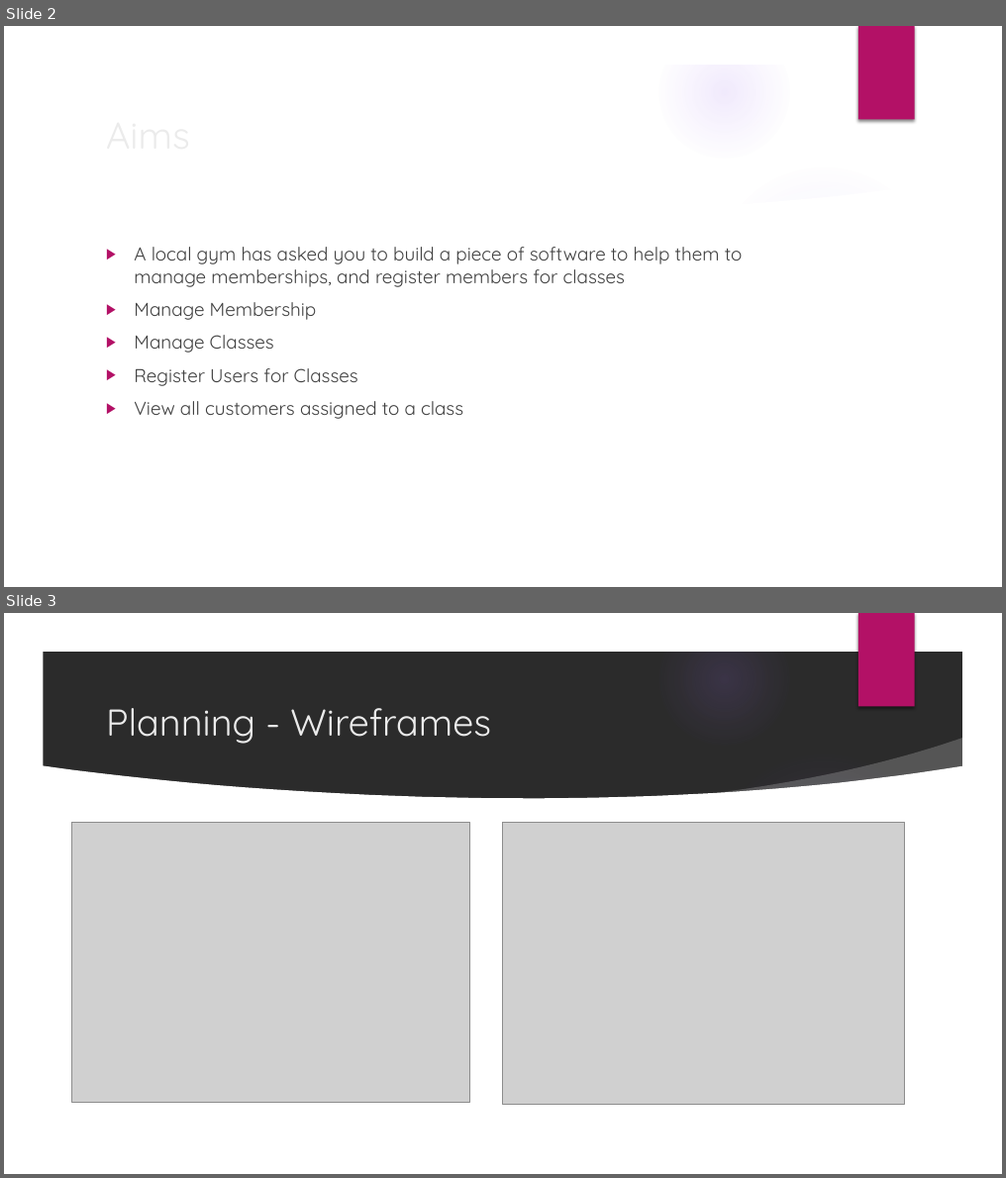
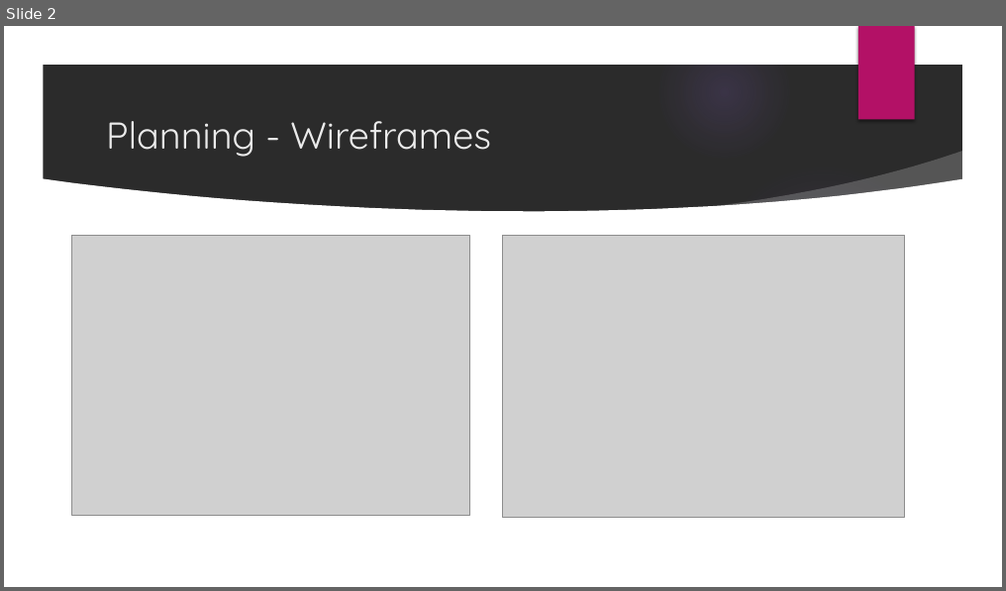
Before and after one commit to angelinalblyth/CodeClan-Gym-Project, a slide deck: Planning/Presenation.pptx. Shown one above the other, each under a label of ours: slides 2 and 3 before the commit, slide 2 after it. The pictures are 1006x1178 and 1006x591 pixels, drawn with LibreOffice and Linux fonts; fonts in the diff are those of the drawing; grey boxes stand for pictures; background and template pictures are left out; a plain dark background stands for a picture behind light text. Boxes give left, top, right and bottom in pixels: in the first picture for what was removed or moved away, otherwise in the second. Text is boxed around its words. In the diff, an @@ line names an element or a change of style, - is before the commit and + after.

```diff
--- a/Planning/Presenation.pptx
+++ b/Planning/Presenation.pptx
@@ slide 2 removed at [4, 26, 1002, 587], background picture (left out); not listed: 9 template elements that a slide beside it also shows @@
@@ title removed at [98, 105, 816, 163] @@
-Aims
@@ text removed at [134, 247, 743, 419] @@
-▶ A local gym has asked you to build a piece of software to help them to manage memberships, and register members for classes
-▶ Manage Membership
-▶ Manage Classes
-▶ Register Users for Classes
-▶ View all customers assigned to a class
@@ what was slide 3 is now slide 2 @@
```
Also in this commit, not shown: 1 slide changed, 1 slide added, 2 other slides removed, 10 other files.
